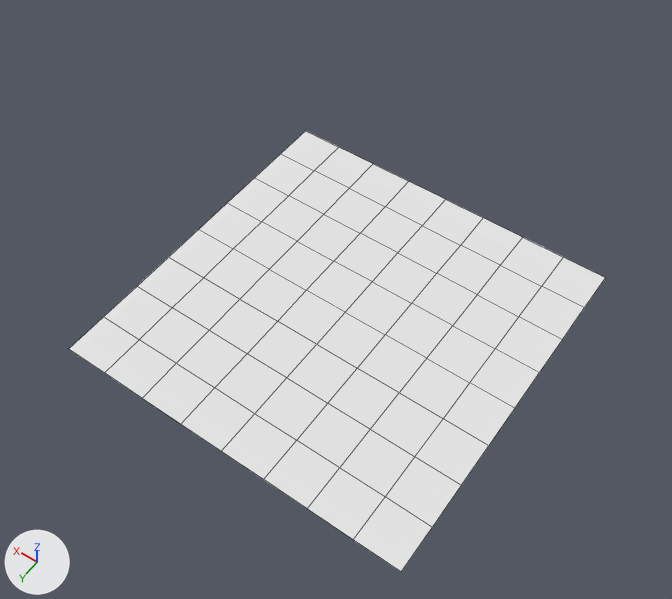
The Blender file 3dmodels.gl/examples/shadow_fields/models/plane.blend as it was, and as the next commit left it.
Both versions are drawn from a 50 mm camera at (-6.68, 9.67, 15.45) aimed at (-0.15, 0.53, 1.09). The lights are fixed; the arrows at lower left show +X, +Y and +Z. Mesh edges are drawn as thin lines.
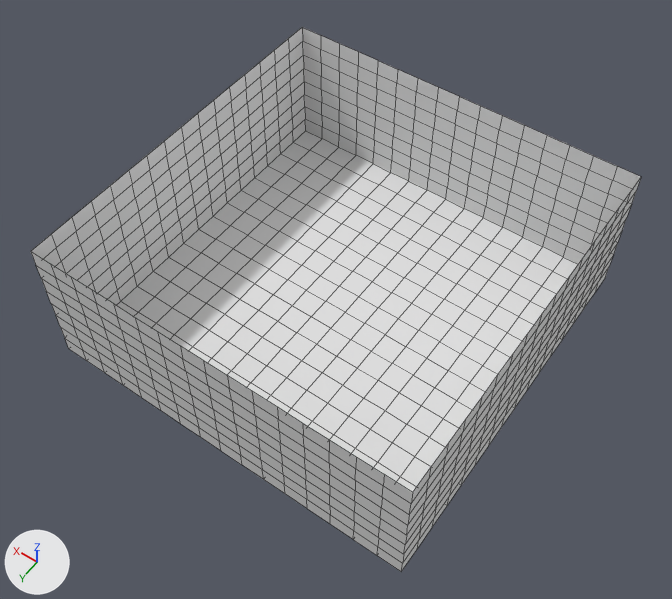
Boxes (x1, y1, x2, y2) around the edits, measured in the pictures (672 x 599 px):
'Plane', reshaped (14% wider, 24% taller)
    before: (69, 131, 605, 572)
    after: (31, 27, 641, 572)
part 1 of me_plane, added
    after: (31, 27, 641, 572)

What the commit changed:
me_plane is used by ob_plane; location (0.0, 0.0, 0.0).
me_plane had 81 vertices, 64 faces and spanned x -4.0..4.0, y -4.0..4.0, z 0.0.
me_plane now has 801 vertices, 768 faces and spans x -4.0..4.0, y -4.0..4.0, z 0.0..3.0.
me_plane part 1: 720 vertices added at x -4.0..4.0, y -4.0..4.0, z 0.0..3.0.
